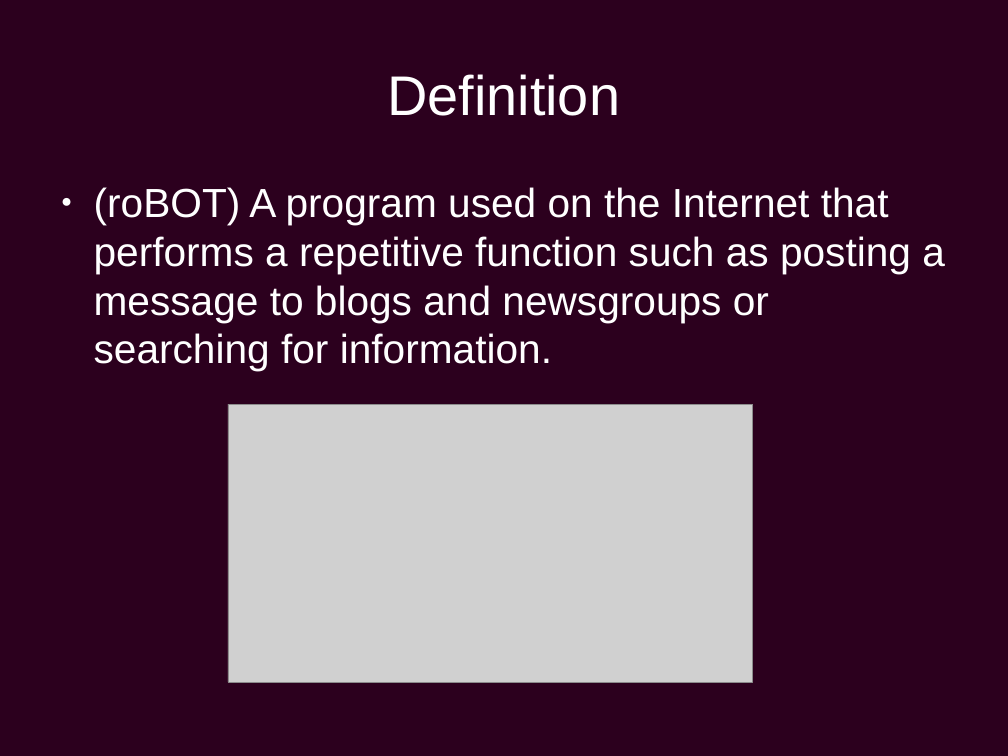
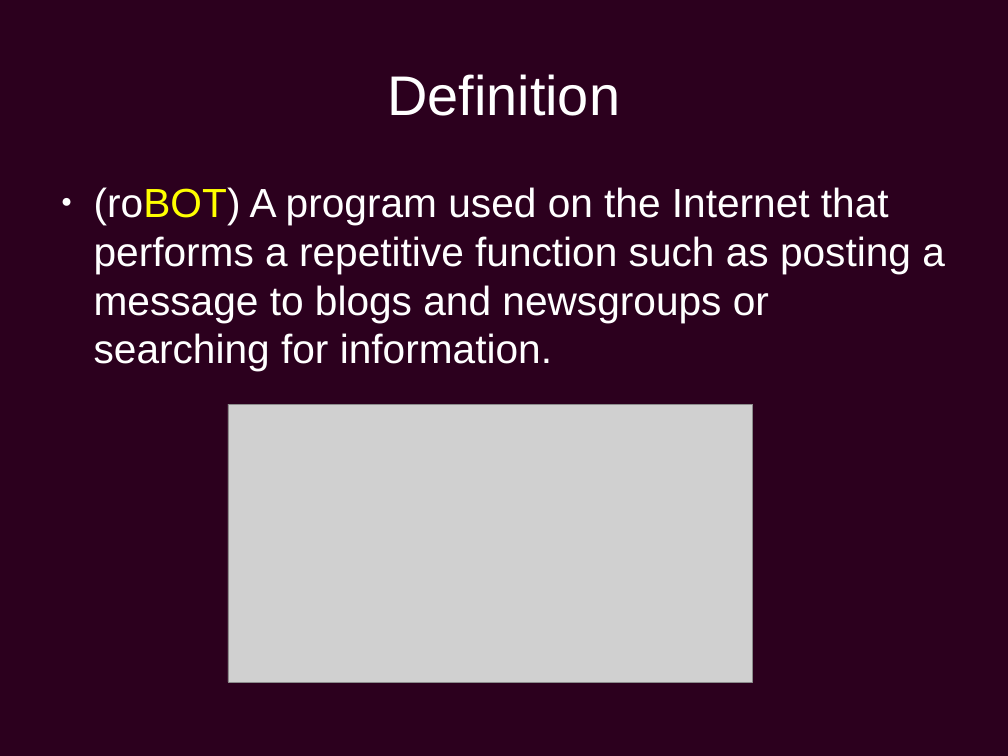
Before and after one commit to gitalry/Yusudd, a slide deck: slide 2 of bots.odp. Drawn at 1008x756 pixels with LibreOffice and Linux fonts; fonts in the diff are those of the drawing; grey boxes stand for pictures. Boxes give left, top, right and bottom in pixels: in the first picture for what was removed or moved away, otherwise in the second. Text is boxed around its words. In the diff, an @@ line names an element or a change of style, - is before the commit and + after.

Commit message:
bot presentation

```diff
--- a/bots.odp
+++ b/bots.odp
@@ text "(roBOT) A program used on ..." at <box>94,187,945,371</box>: text colour #FFFFFF to #FFFF00 in "(roBOT)" @@
```
Also in this commit, not shown: 1 slide added.
